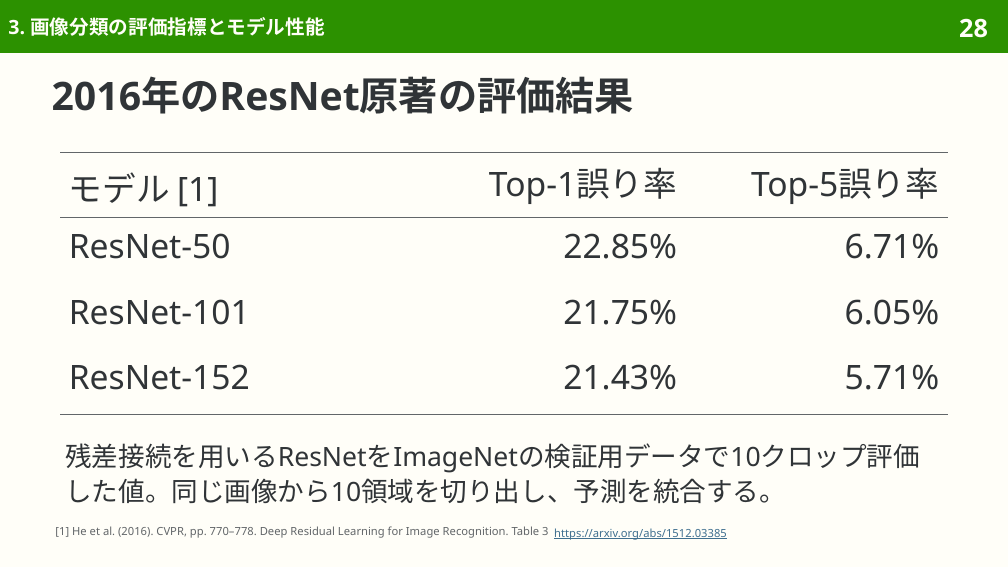
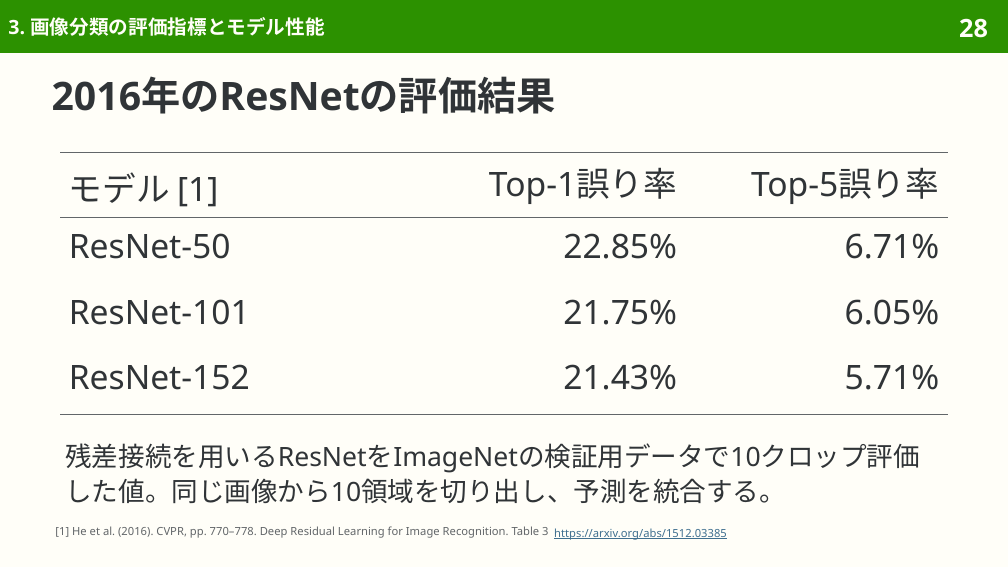
Before and after one commit to sasakiy84/datasets-in-10-minutes, a slide deck: slide 28 of slides/datasets-in-10-minutes-imagenet.pptx. Drawn at 1008x567 pixels with LibreOffice and Linux fonts; fonts in the diff are those of the drawing. Boxes give left, top, right and bottom in pixels: in the first picture for what was removed or moved away, otherwise in the second. Text is boxed around its words. In the diff, an @@ line names an element or a change of style, - is before the commit and + after.

Commit message:
slides(imagenet): refine Japanese wording and pair translations

```diff
--- a/slides/datasets-in-10-minutes-imagenet.pptx
+++ b/slides/datasets-in-10-minutes-imagenet.pptx
@@ title at box(52, 76, 556, 114): text changed @@
-2016年のResNet原著の評価結果
+2016年のResNetの評価結果
```
Also in this commit, not shown: 5 other slides changed, 3 other files.
